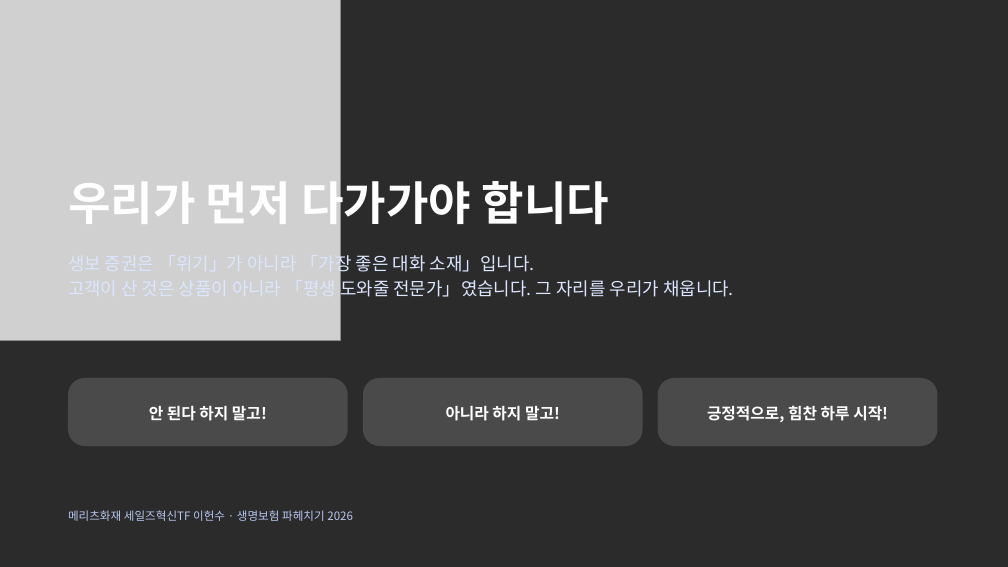
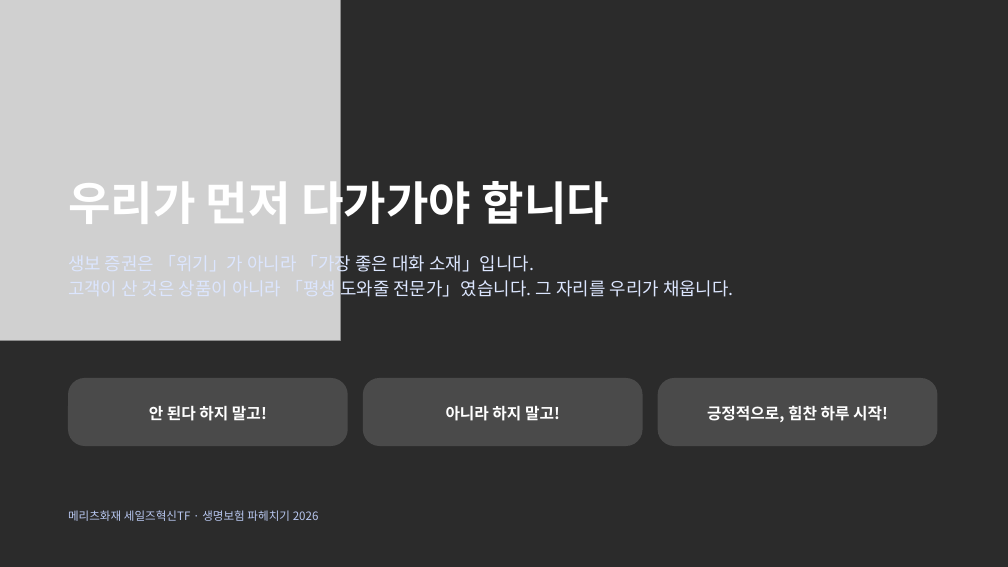
Before and after one commit to hunx11-sys/MeAI, a slide deck: slide 85 of docs/생명보험파헤치기2026/생명보험_파헤치기_2026_교안_편집형.pptx. Drawn at 1008x567 pixels with LibreOffice and Linux fonts; fonts in the diff are those of the drawing; grey boxes stand for pictures; background and template pictures are left out; a plain dark background stands for a picture behind light text. Boxes give left, top, right and bottom in pixels: in the first picture for what was removed or moved away, otherwise in the second. Text is boxed around its words. In the diff, an @@ line names an element or a change of style, - is before the commit and + after.

```diff
--- a/docs/생명보험파헤치기2026/생명보험_파헤치기_2026_교안_편집형.pptx
+++ b/docs/생명보험파헤치기2026/생명보험_파헤치기_2026_교안_편집형.pptx
@@ text at (68,510,319,521): text changed @@
-메리츠화재 세일즈혁신TF 이헌수 · 생명보험 파헤치기 2026
+메리츠화재 세일즈혁신TF · 생명보험 파헤치기 2026
```
Also in this commit, not shown: 79 other slides changed, 6 other files.
